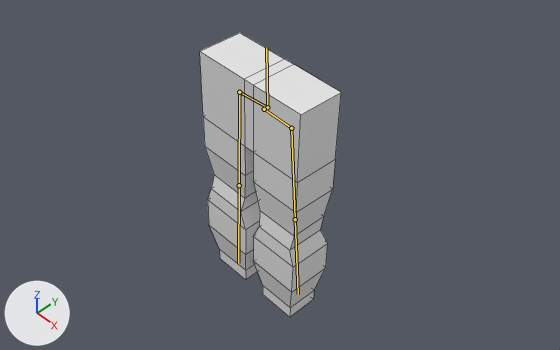
A saved change to the Blender file blender/floe/objects/legs_animation.blend.
Before and after are seen from a 50 mm camera at (7.0, -7.25, 10.47) aimed at (0.74, -1.3, 2.67). Every picture has the same lights, and +X, +Y and +Z are marked at lower left. The bones that bend it are drawn over the model as lines. Mesh edges are drawn as thin lines.
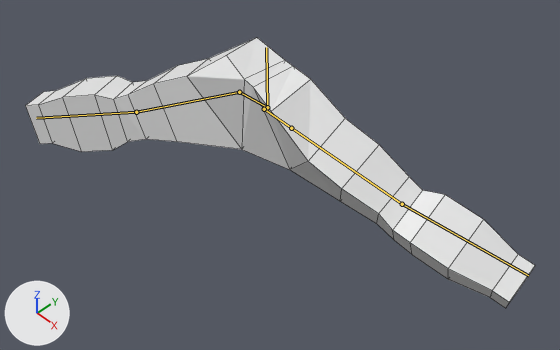
Commit message: Animation legs cicle walking

The newer file adds an action. The first version stands in its rest pose; the second is drawn at frame 10 of the action 'splits'.

Scene script edits in JSON lines:
```json
{"block": "bone_leg_up_l", "where": "bone_leg_up_l = bpy.data.objects['Armature'].pose.bones['leg up l']  # child of 'hip l'"}
{"op": "set", "path": "bone_leg_up_l.rotation_quaternion", "old": "(1.0, 0.0, 0.0, 0.0)", "new": "(0.826, -0.074, -0.144, -0.54)", "note": "degrees (0, 0, 0) -> degrees (2, -19, -67)"}
{"block": "bone_leg_down_l", "where": "bone_leg_down_l = bpy.data.objects['Armature'].pose.bones['leg down l']  # child of 'leg up l'"}
{"op": "set", "path": "bone_leg_down_l.rotation_quaternion", "old": "(1.0, 0.0, 0.0, 0.0)", "new": "(0.997, -0.01, -0.02, -0.074)", "note": "degrees (0, 0, 0) -> degrees (-1, -2, -8)"}
{"block": "bone_leg_up__r", "where": "bone_leg_up__r = bpy.data.objects['Armature'].pose.bones['leg up  r']  # child of 'hip r'"}
{"op": "set", "path": "bone_leg_up__r.rotation_quaternion", "old": "(1.0, 0.0, 0.0, 0.0)", "new": "(0.802, 0.088, 0.113, 0.579)", "note": "degrees (0, 0, 0) -> degrees (16, 5, 72)"}
{"block": "bone_leg_down_r", "where": "bone_leg_down_r = bpy.data.objects['Armature'].pose.bones['leg down r']  # child of 'leg up  r'"}
{"op": "set", "path": "bone_leg_down_r.rotation_quaternion", "old": "(1.0, 0.0, 0.0, 0.0)", "new": "(0.997, 0.012, 0.016, 0.08)", "note": "degrees (0, 0, 0) -> degrees (2, 2, 9)"}
```

What differs and where, as boxes [x1, y1, x2, y2] in the pictures (560 x 350 px):
```json
{"object": "Cube", "change": "posed", "before": [200, 33, 341, 317], "after": [26, 38, 535, 308], "on screen": "259% wider"}
{"bone": "leg up l", "before": "(239, 92) to (239, 185)", "after": "(239, 92) to (136, 112)"}
{"bone": "leg down l", "before": "(239, 185) to (238, 263)", "after": "(136, 112) to (36, 118)"}
{"bone": "leg up  r", "before": "(291, 128) to (295, 219)", "after": "(291, 128) to (402, 204)"}
{"bone": "leg down r", "before": "(295, 219) to (298, 294)", "after": "(402, 204) to (528, 275)"}
```
